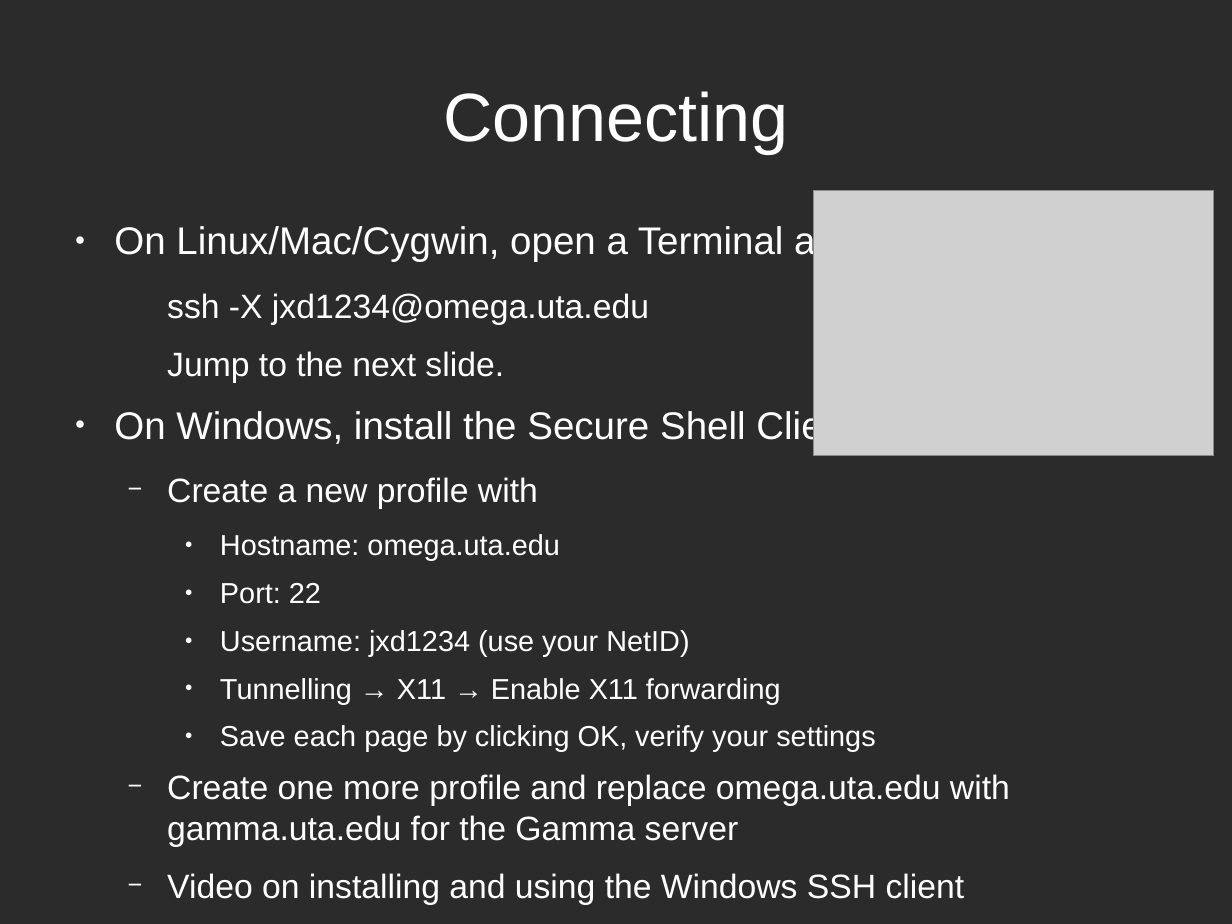
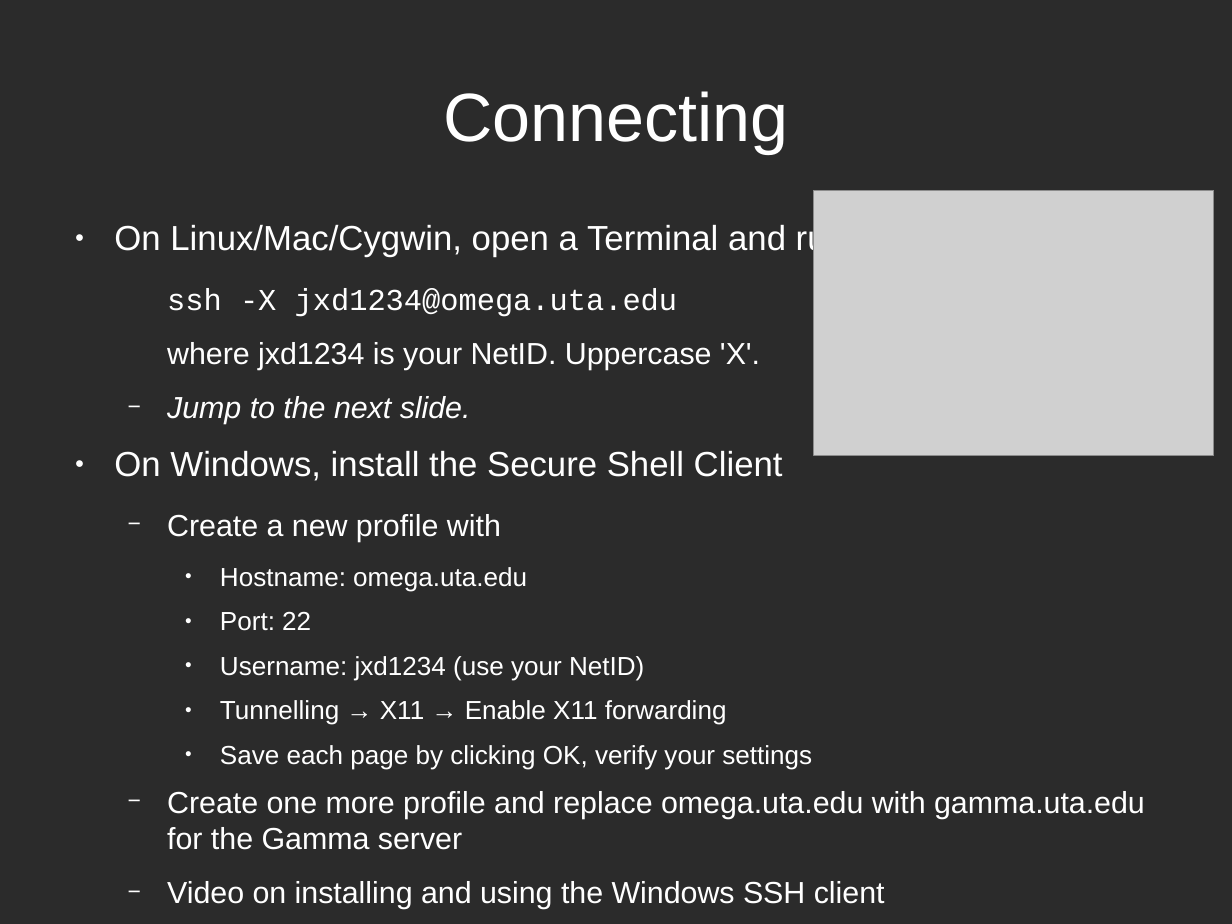
Before and after one commit to LUGatUTA/Presentations-Public, a slide deck: slide 14 of omega_server/uta_omega.odp. Drawn at 1232x924 pixels with LibreOffice and Linux fonts; fonts in the diff are those of the drawing; grey boxes stand for pictures; background and template pictures are left out; a plain dark background stands for a picture behind light text. Boxes give left, top, right and bottom in pixels: in the first picture for what was removed or moved away, otherwise in the second. Text is boxed around its words. In the diff, an @@ line names an element or a change of style, - is before the commit and + after.

```diff
--- a/omega_server/uta_omega.odp
+++ b/omega_server/uta_omega.odp
@@ text at box(114, 223, 1145, 909): size 24.8 to 22.4 pt in "On Linux/Mac/Cygwin, open a Terminal and run", "On Windows, install the Secure Shell Client"; size 21.7 to 19.6 pt in "ssh -X jxd1234@omega.uta.edu", "Jump to the next slide.", "Create a new profile with", "Create one more profile and replace omega.uta.edu ..." and 1 more places; font Arial to Courier New in "ssh -X jxd1234@omega.uta.edu"; italic on in "Jump to the next slide."; size 18.6 to 16.8 pt in "Hostname: omega.uta.edu", "Port: 22", "Username: jxd1234 (use your NetID)", "Tunnelling → X11 → Enable X11 forwarding" and 1 more places; bullet none to − @@
@@ text at box(167, 342, 760, 370): paragraph added @@
+  where jxd1234 is your NetID. Uppercase 'X'.
```
Also in this commit, not shown: 6 other slides changed, 1 slide added, 1 other file.
